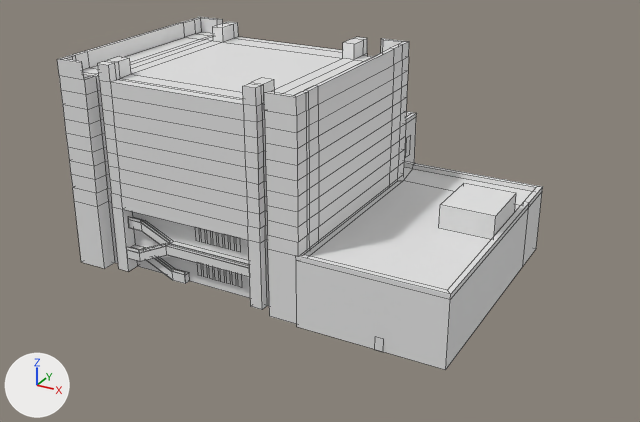
Two versions of the FBX model src/Assets/3D Assets/Models/EC.fbx, one commit apart.
Rendered twice from a 50 mm lens placed at (80.9, -120.5, 53.7), pointed at (9.6, 9.2, -11.1). The lights are fixed; the arrows at lower left show +X, +Y and +Z. Mesh edges are drawn as thin lines. Materials are left out; every surface is plain grey.

The first picture shows 'EC Main'.
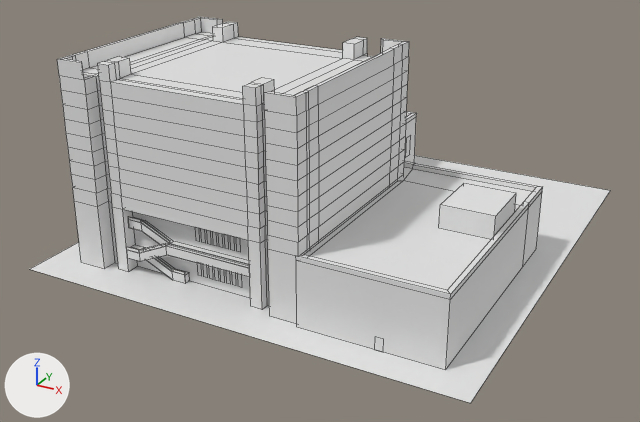
Where the change shows, as pixel boxes [x1, y1, x2, y2] in the pictures (640 x 422 px):
'EC Main', reshaped (20% wider, 9% taller)
    before: [57, 17, 543, 370]
    after: [30, 17, 611, 403]
part 1 of me_cube, added
    after: [30, 155, 611, 403]

The change in detail:
me_cube is used by ob_ec_main; location (0.0, 0.0, 0.0).
Verts and faces of me_cube; kept vertices keep their numbers, new ones are numbered from 808.
me_cube had 808 vertices, 698 faces and spanned x -22.2..45.7, y -20.1..53.0, z -16.6..19.3.
me_cube now has 812 vertices, 699 faces and spans x -28.2..51.5, y -25.6..58.7, z -16.6..19.3.
Part 1, on me_cube:
New vertex 808 is at (-28.2, -25.6, -16.6), pixel (29, 269).
New vertex 809 is at (51.5, -25.6, -16.6), pixel (470, 403).
New vertex 810 is at (-28.2, 58.7, -16.6).
New vertex 811 is at (51.5, 58.7, -16.6), pixel (610, 190).
New faces: (808, 809, 811, 810).
